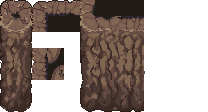
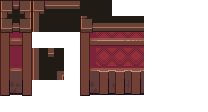
The second 208 × 112 image is a revision of the first. Changes to its layers:
added group "Agrupar 15" with 3 layers in group "WALLS" over [0, 0, 144, 96]
added layer "Camada 2 copiar 7" in group "Agrupar 15" over [0, 0, 144, 96]
added layer "Camada 136" in group "Agrupar 15" over [8, 32, 144, 74]
hid group "Dirt Biome 2" (3 layers) over [0, 0, 145, 112]